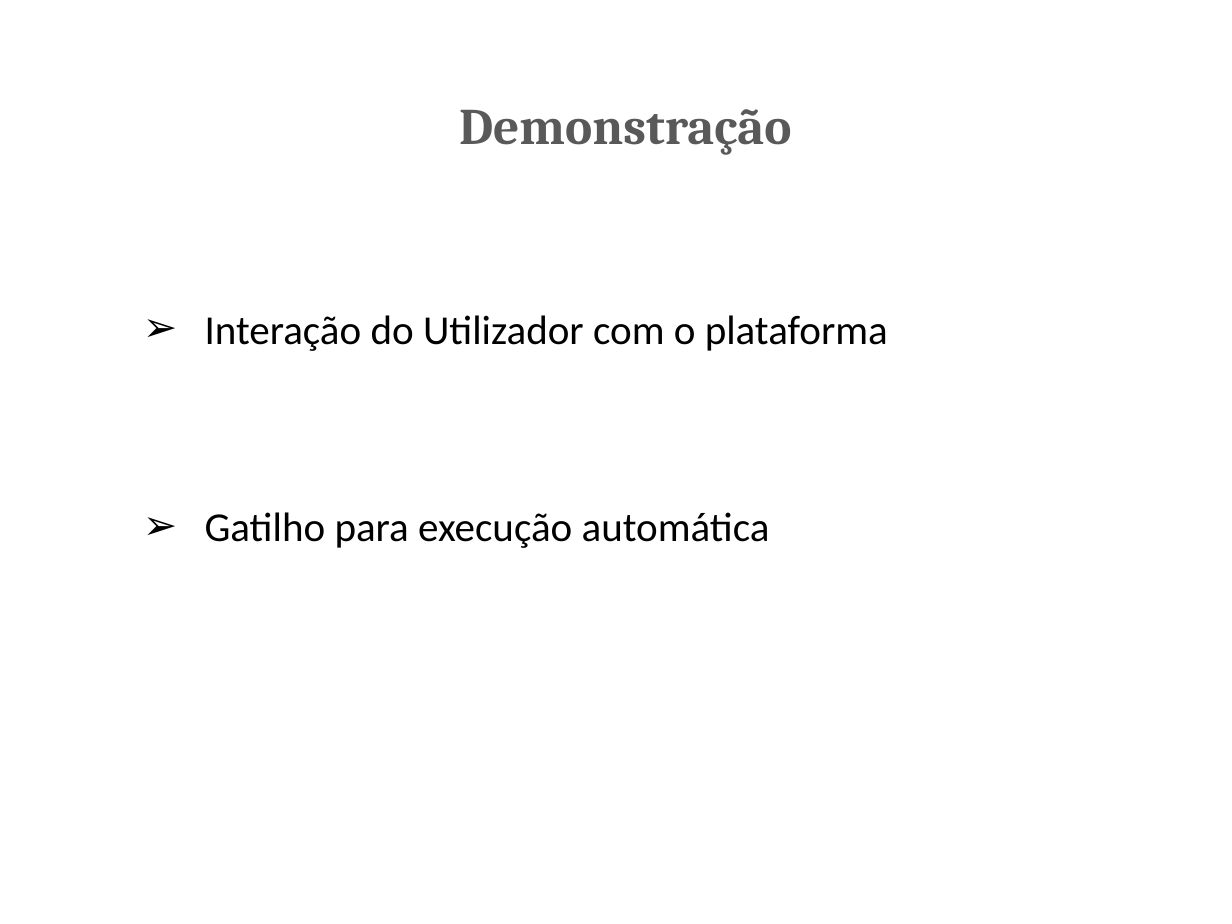
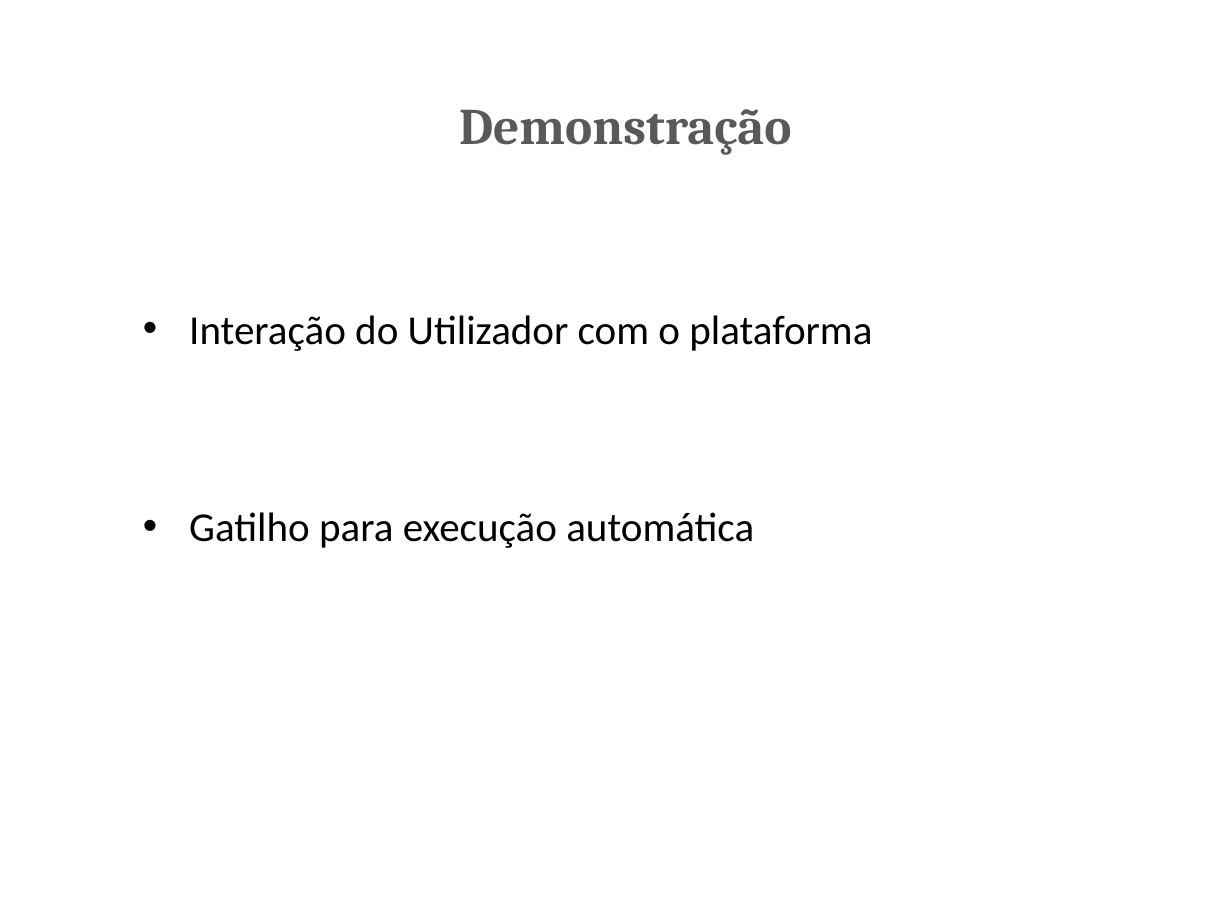
Before and after one commit to marcinschi-iuri/ciaasDocs, a slide deck: slide 20 of PCIS.pptx (slide 12 before the commit). Drawn at 1232x924 pixels with LibreOffice and Linux fonts; fonts in the diff are those of the drawing. Boxes give left, top, right and bottom in pixels: in the first picture for what was removed or moved away, otherwise in the second. Text is boxed around its words. In the diff, an @@ line names an element or a change of style, - is before the commit and + after.

```diff
--- a/PCIS.pptx
+++ b/PCIS.pptx
@@ text "Interação do Utilizador com o ..." at [189,315,872,548]: bullet ➢ to • @@
```
Also in this commit, not shown: 12 other slides changed, 8 slides added, 2 other files.
